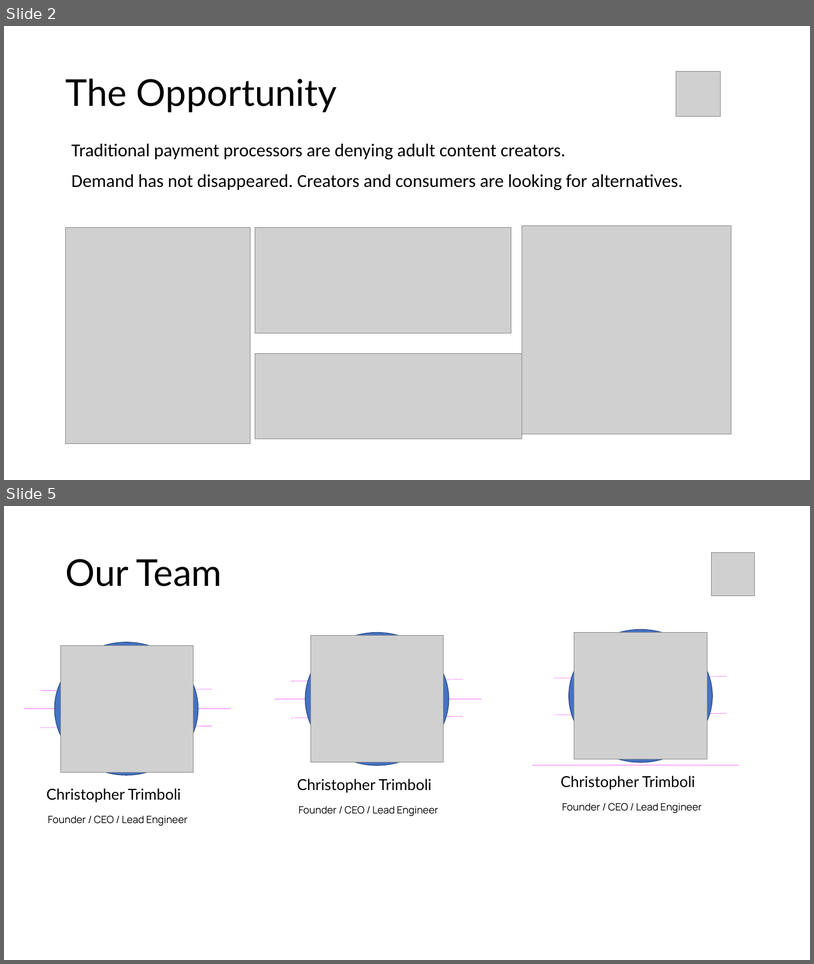
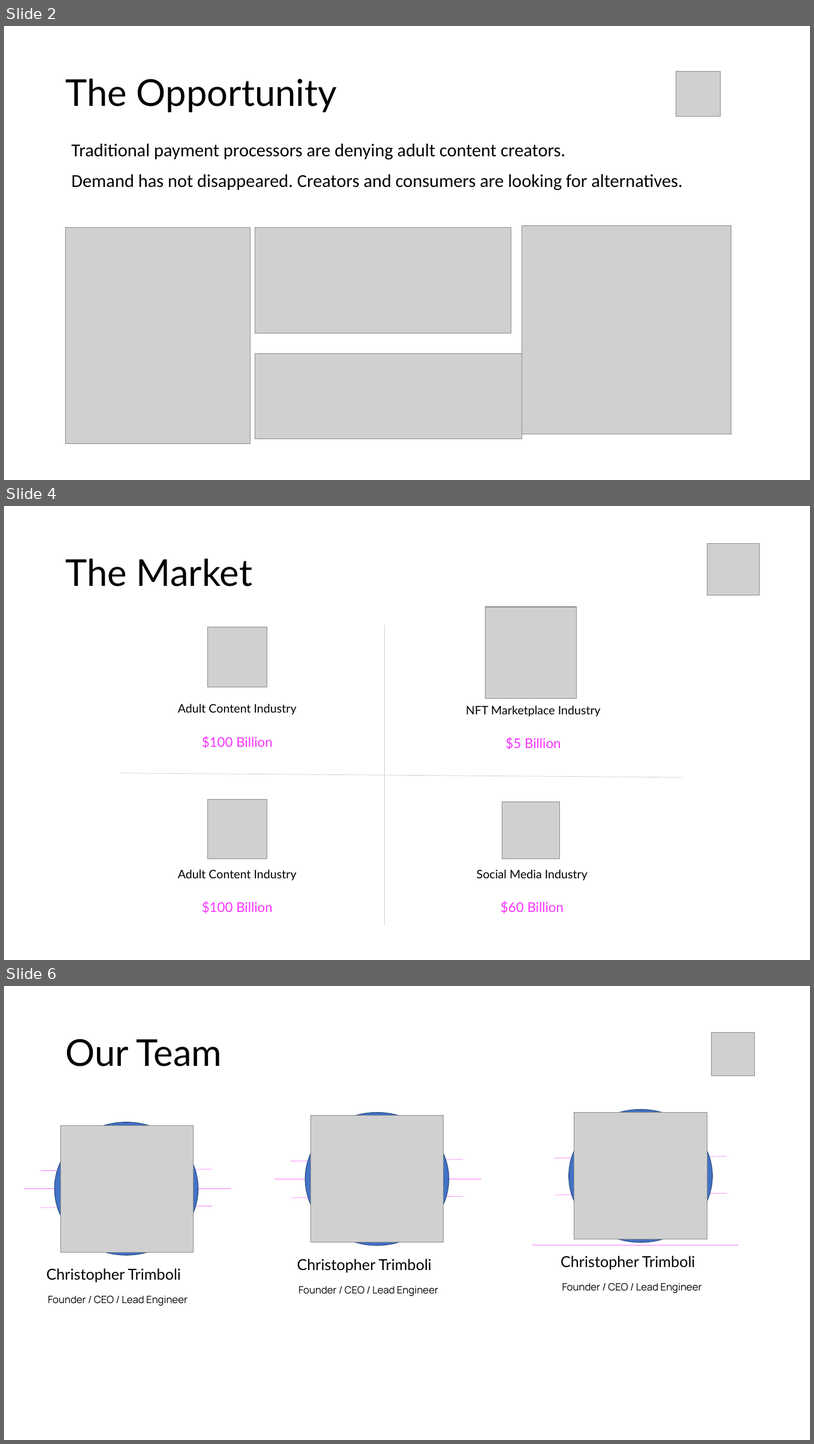
Before and after one commit to own-me/nude-pitch, a slide deck: own-me-pitch.pptx. Shown one above the other, each under a label of ours: slides 2 and 5 before the commit, slides 2, 4 and 6 after it; the slides between them are not shown. The pictures are 814x964 and 814x1444 pixels, drawn with LibreOffice and Linux fonts; fonts in the diff are those of the drawing; grey boxes stand for pictures. Boxes give left, top, right and bottom in pixels: in the first picture for what was removed or moved away, otherwise in the second. Text is boxed around its words. In the diff, an @@ line names an element or a change of style, - is before the commit and + after.

Commit message:
market value slide

```diff
--- a/own-me-pitch.pptx
+++ b/own-me-pitch.pptx
@@ slide 4 added at (4,506,810,960), background #FFFFFF @@
@@ title added at (65,558,252,586), 44 pt, text #000000 @@
+The Market
@@ picture added at (708,544,759,595) @@
@@ picture added at (486,607,577,699) @@
@@ picture added at (207,627,267,687) @@
@@ line added from (385, 625) to (385, 925), #D0CECE 0.5 pt @@
@@ text added at (178,703,297,748), 14 pt, text #000000 @@
+Adult Content Industry
+$100 Billion
@@ text added at (466,705,601,750), 14 pt, text #000000 @@
+NFT Marketplace Industry
+$5 Billion
@@ line added from (121, 773) to (683, 777), #D0CECE 0.5 pt @@
@@ picture added at (207,799,267,859) @@
@@ picture added at (503,801,560,859) @@
@@ text added at (178,869,297,913), 14 pt, text #000000 @@
+Adult Content Industry
+$100 Billion
@@ text added at (477,869,588,913), 14 pt, text #000000 @@
+Social Media Industry
+$60 Billion
@@ what was slide 5 is now slide 6 @@
```
Also in this commit, not shown: 2 slides changed, 1 other slide added, 1 slide removed.
